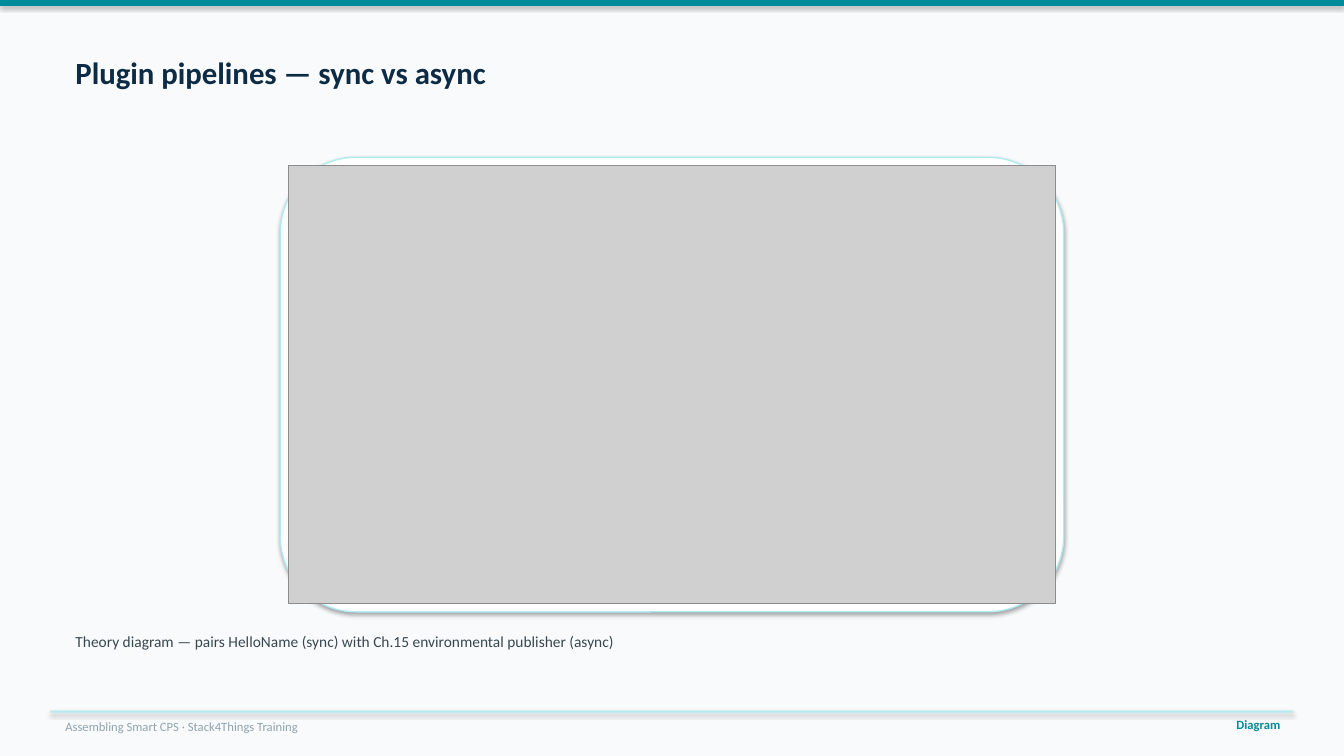
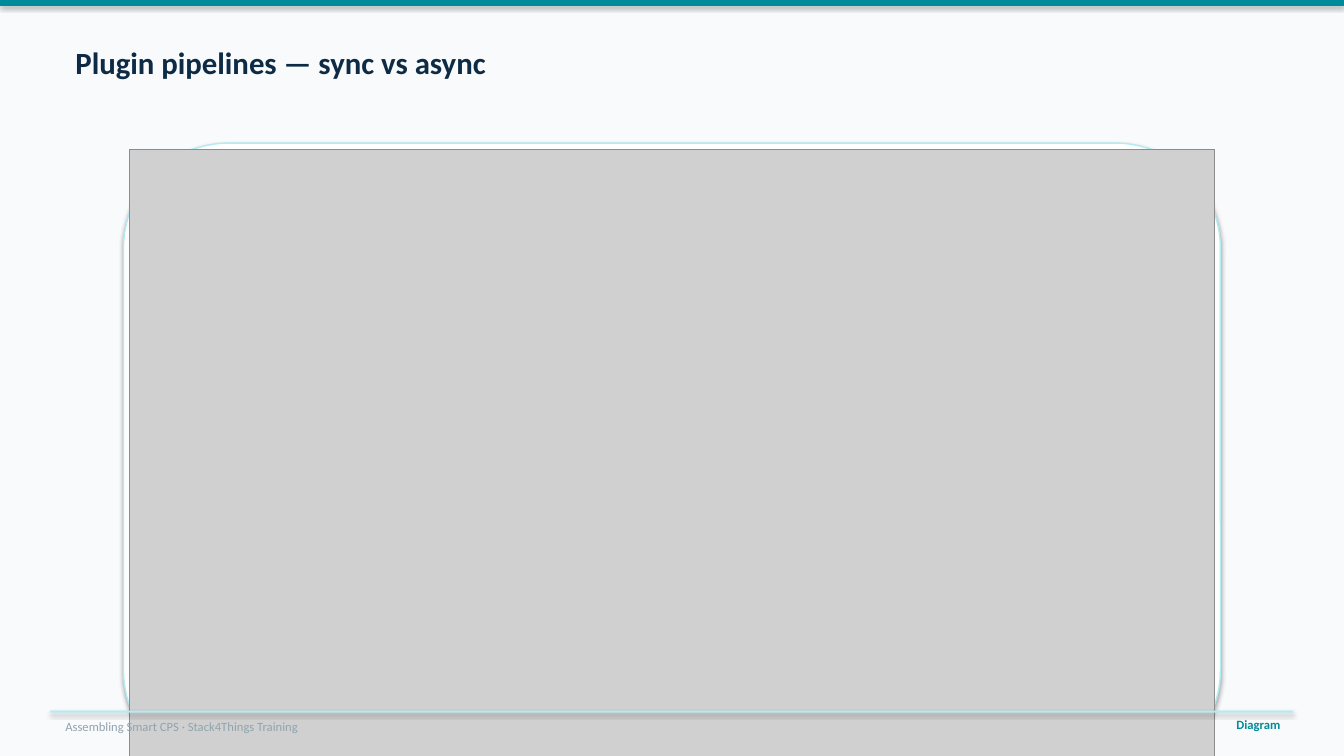
Before and after one commit to lucadagati/AssemblyingCPS_training, a slide deck: slide 19 of slides/ModuleB_Plugin_Services_EN.pptx. Drawn at 1344x756 pixels with LibreOffice and Linux fonts; fonts in the diff are those of the drawing; grey boxes stand for pictures. Boxes give left, top, right and bottom in pixels: in the first picture for what was removed or moved away, otherwise in the second. Text is boxed around its words. In the diff, an @@ line names an element or a change of style, - is before the commit and + after.

```diff
--- a/slides/ModuleB_Plugin_Services_EN.pptx
+++ b/slides/ModuleB_Plugin_Services_EN.pptx
@@ text "Plugin pipelines — sync vs ...": place and size @@
-text "Plugin pipelines — sync vs ..." at box(75, 62, 486, 90)
+text "Plugin pipelines — sync vs ..." at box(75, 52, 486, 80)
@@ rounded rectangle: place and size @@
-rounded rectangle at box(280, 157, 1064, 612)
+rounded rectangle at box(124, 143, 1221, 756)
@@ picture: place and size @@
-picture at box(288, 165, 1056, 604)
+picture at box(130, 149, 1215, 756)
@@ text removed at box(75, 636, 613, 650) @@
-Theory diagram — pairs HelloName (sync) with Ch.15 environmental publisher (async)
```
Also in this commit, not shown: 59 other slides changed, 15 other files.
